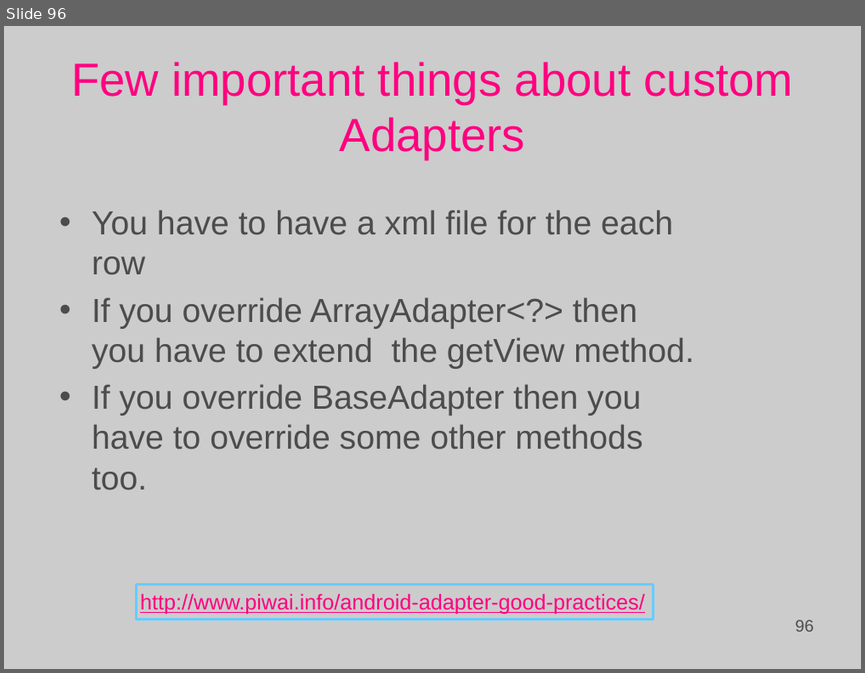
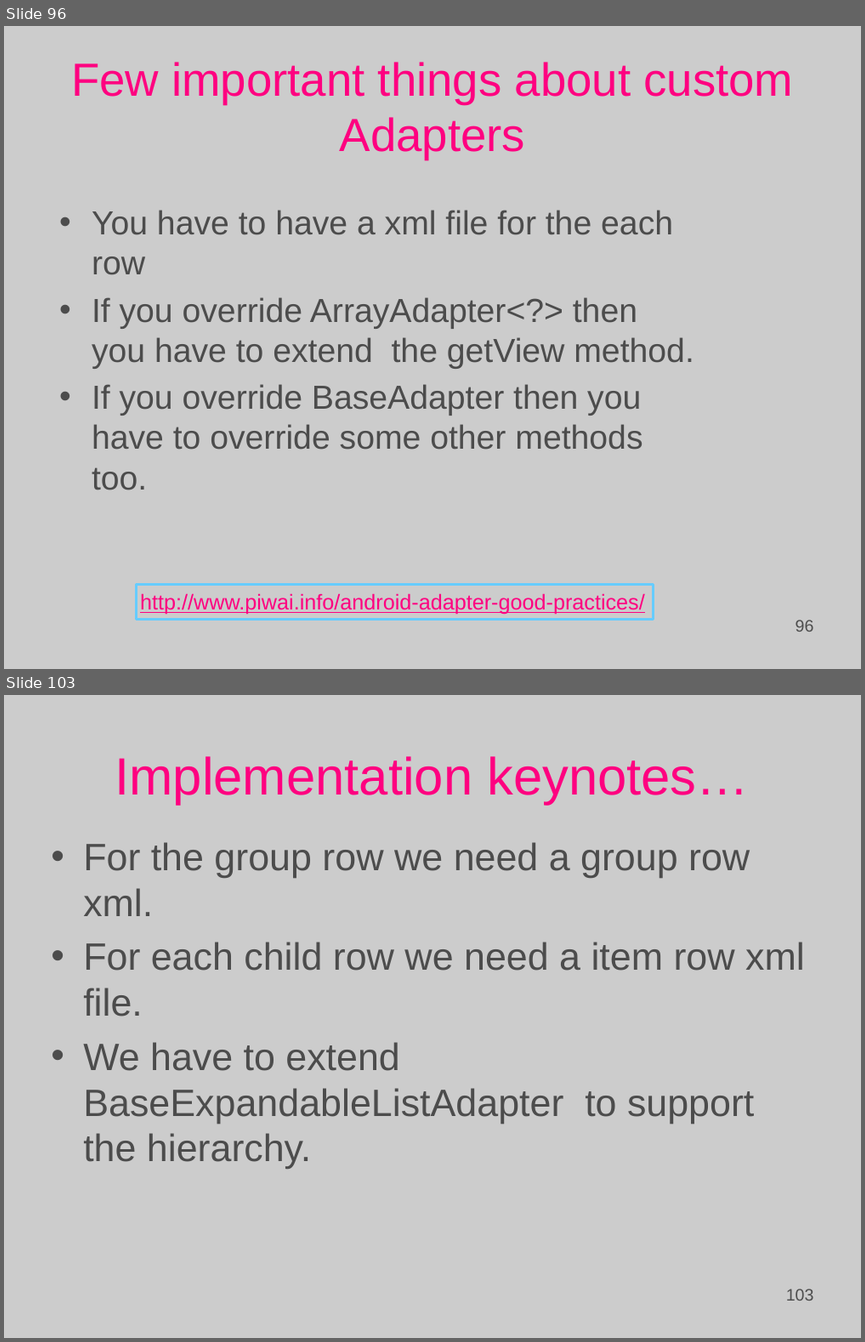
Before and after one commit to Basis-Android-Training/basis-android-training, a slide deck: Batch 12/Course lectures.ppt. Shown one above the other, each under a label of ours: slide 96 before the commit, slides 96 and 103 after it; the slides between them are not shown. The pictures are 865x673 and 865x1342 pixels, drawn with LibreOffice and Linux fonts; fonts in the diff are those of the drawing; background and template pictures are left out. Boxes give left, top, right and bottom in pixels: in the first picture for what was removed or moved away, otherwise in the second. Text is boxed around its words. In the diff, an @@ line names an element or a change of style, - is before the commit and + after.

```diff
--- a/Batch 12/Course lectures.ppt
+++ b/Batch 12/Course lectures.ppt
@@ slide 103 added at bbox=[4, 695, 861, 1338], background picture (left out) @@
@@ title added at bbox=[114, 756, 749, 805], 44 pt, text #FF0080 @@
+Implementation keynotes…
@@ text added at bbox=[83, 842, 805, 1168], 32 pt, text #4C4C4C @@
+• For the group row we need a group row xml.
+• For each child row we need a item row xml file.
+• We have to extend BaseExpandableListAdapter to support the hierarchy.
@@ page number added at bbox=[619, 1280, 818, 1307], 14 pt, text #4C4C4C @@
+103
```
Also in this commit, not shown: 2 slides changed, 17 other slides added, 12 other files.
